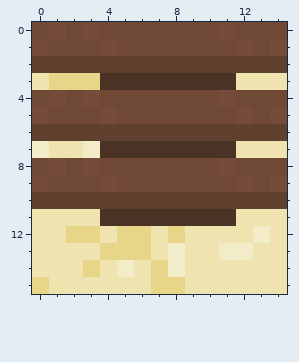
Pixel-art sprite -- src/images/sprites/environments/house/Steps.png. The picture above is the old version.
The file is 15x16 pixels. Colours within 5 levels of each other are drawn and written as one.
Once edited:
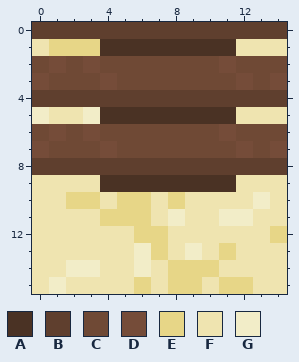
Palette (. is transparent): A #4a3224  B #5f3f2e  C #6f4935  D #754c39  E #e7d687  F #efe4b0  G #f2edc8
Changes in this commit:
Changed rows in their new state; - is an unchanged pixel.
first column x 0:
 0 BBBBBBBBBBBBBBB
 1 FEEEAAAAAAAAFFF
 2 CDCDCCCCCCCDCCC
 3 DCCCDCCCCCCCDCD
 4 BBBBBBBBBBBBBBB
 5 GFFGAAAAAAAAFFF
 6 CDCDCCCCCCCDCCC
 7 DCCCDCCCCCCCDCD
 8 BBBBBBBBBBBBBBB
 9 FFFFAAAAAAAAFFF
10 FFEEFEEFEFFFFGF
11 ----EEEFGFFGG--
12 --FF-F-EF----FE
13 ----FFGEFG-EF--
14 --GG-FGFEEE----
15 FG----EF-E-EE--
Changed places in both pictures, as pixel boxes (x1, y1, x2, y2):
changed: (32, 22, 287, 294)
